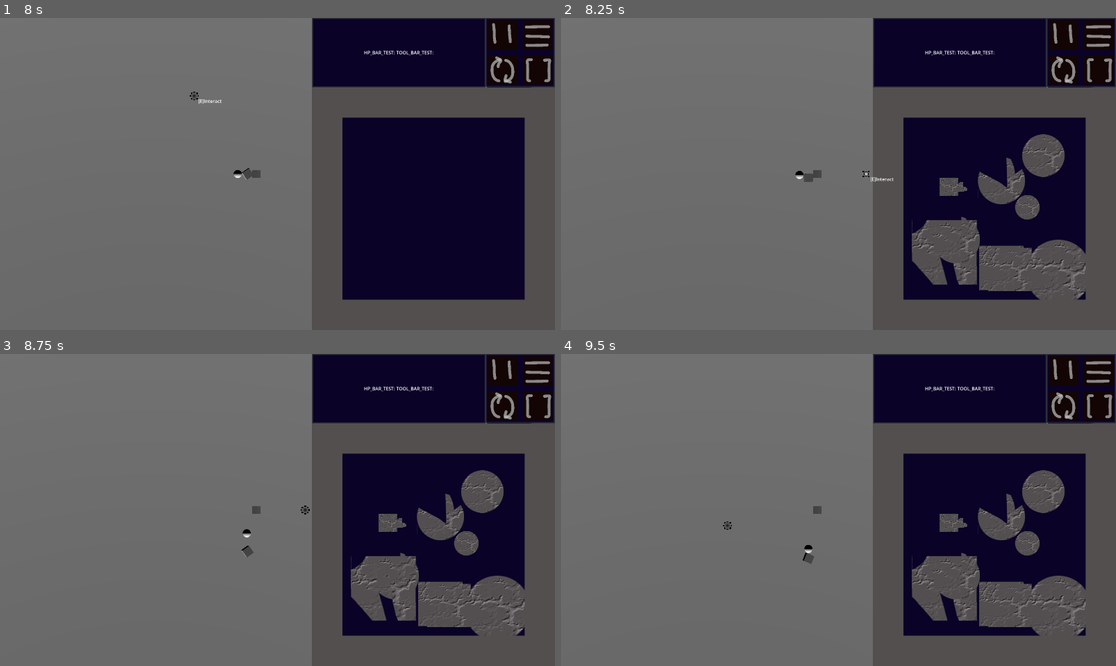
Above: before the commit, frames 1-4 (two rows, left to right).
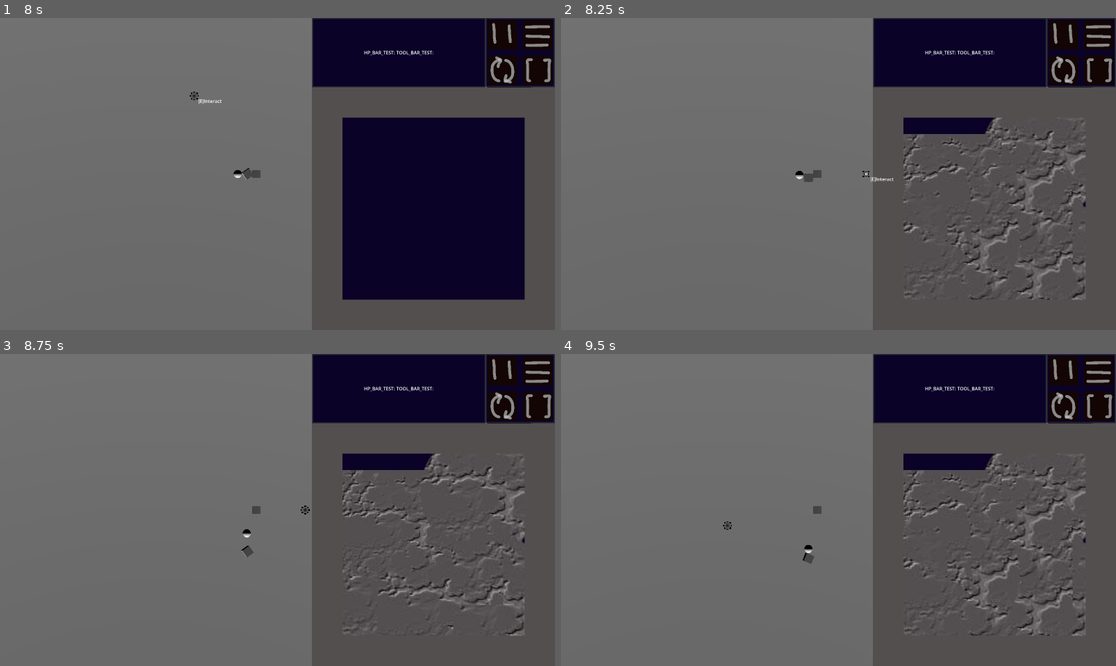
Above: after the commit, the same moments.

Repository: ponosnarassvete/space-shooter
Game: Godot game, scene res://scenes/core_scene_node.tscn
The game is run twice, just before and just after one commit, with the same random seed, the same clock (stepped at 60 frames per second) and the same inputs.
Inputs (mouse positions are in pixels of both pictures, inside the frame that each line leads up to):
- Up to frame 1 (8 s): click (505, 71) at 0.5 s; click (538, 71) at 1.25 s; click (538, 33) at 2 s; click (505, 33) at 2.75 s; tap Enter at 3.5, 5, 7.25 s; move the mouse to (399, 158) at 3.52 s; hold D (player_right) 3.53-4.25 s; hold E (player_interact) 3.53-4.25 s; click (399, 158) at 3.67 s; tap Space at 4.25, 6.5 s; drag from (166, 189) to (249, 236) at 4.27 s; move the mouse to (333, 105) at 5.02 s; hold D (player_right) 5.03-5.75 s; tap Shift (player_sprint) at 5.1 s; click (333, 105) at 5.17 s; drag from (249, 236) to (111, 127) at 5.77 s; move the mouse to (444, 220) at 6.52 s; hold A (player_left) 6.53-7.25 s; click (444, 220) at 6.6 s; drag from (111, 127) to (194, 96) at 7.27 s
- Up to frame 2 (8.25 s): tap Space at 8 s; move the mouse to (866, 174) at 8.02 s; hold S (player_down) from 8.03 s (still down); hold E (player_interact) from 8.03 s (still down); click (866, 174) at 8.17 s
- Up to frame 3 (8.75 s): keep holding S (player_down); keep holding E (player_interact)
- Up to frame 4 (9.5 s): release S (player_down) at 8.75 s; release E (player_interact) at 8.75 s; drag from (755, 432) to (727, 525) at 8.77 s

Frame 1 is identical in both runs. In frame 2, 12% of the frame differs, in the area x 61-95%, y 31-91%; in frame 3, 12%; in frame 4, 12%.

Commit message:
rubbish size

Diff:
--- a/scenes/objects/puzzle_test.tscn
+++ b/scenes/objects/puzzle_test.tscn
@@ -5,5 +5,7 @@
 
 [node name="Puzzle_Test" type="Node"]
 script = ExtResource("1_ac74t")
+scale_upper = 4.0
+scale_lower = 2.5
 
 [node name="Base_Rubbish" parent="." instance=ExtResource("2_iu1fb")]
--- a/scripts/environment/puzzles/dragging_2d.gd
+++ b/scripts/environment/puzzles/dragging_2d.gd
@@ -37,7 +37,7 @@
 func is_mouse_over() -> bool:
 	# Check if the mouse is over the sprite
 	var mouse_pos = get_viewport().get_mouse_position()
-	return (mouse_pos.x > sprite.global_position.x - sprite.get_rect().size.x / 2 and
-			mouse_pos.x < sprite.global_position.x + sprite.get_rect().size.x / 2 and
-			mouse_pos.y > sprite.global_position.y - sprite.get_rect().size.y / 2 and
-			mouse_pos.y < sprite.global_position.y + sprite.get_rect().size.y / 2)
+	return (mouse_pos.x > sprite.global_position.x - sprite.get_rect().size.x * sprite.scale.x / 2 and
+			mouse_pos.x < sprite.global_position.x + sprite.get_rect().size.x * sprite.scale.x / 2 and
+			mouse_pos.y > sprite.global_position.y - sprite.get_rect().size.y * sprite.scale.y / 2 and
+			mouse_pos.y < sprite.global_position.y + sprite.get_rect().size.y * sprite.scale.y / 2)
--- a/scripts/environment/puzzles/puzzle_test.gd
+++ b/scripts/environment/puzzles/puzzle_test.gd
@@ -4,6 +4,8 @@
 @export var base: Sprite2D
 
 @export var offset: float = 500.0
+@export var scale_upper: float = 2.0
+@export var scale_lower: float = 1.0
 
 var interactable = true
 var interaction
@@ -13,7 +15,7 @@
 		object.frame = randi() % base.hframes
 		object.position.x += (randf()-0.5) * offset
 		object.position.y += (randf()-0.5) * offset
-		var scale = randf() * 2
+		var scale = randf_range(scale_lower, scale_upper)
 		object.scale = Vector2(scale, scale)
 		object.show()
 
